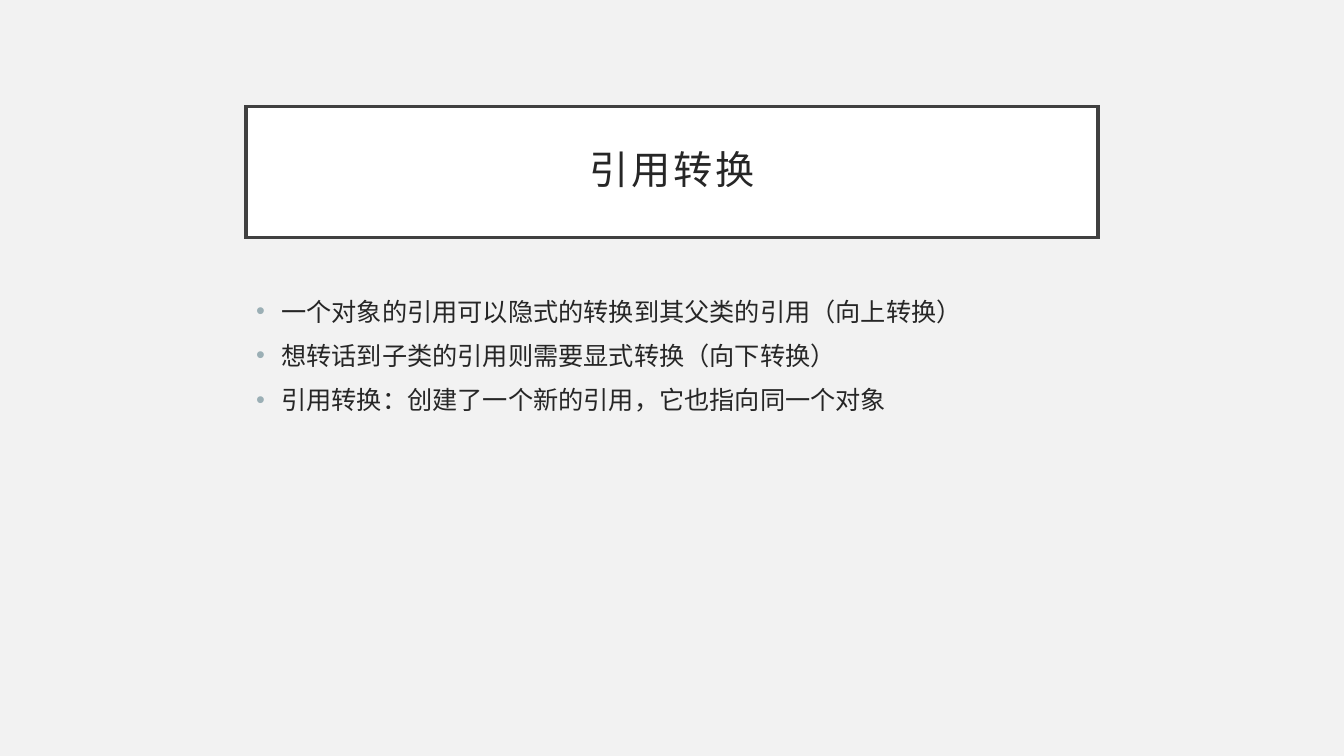
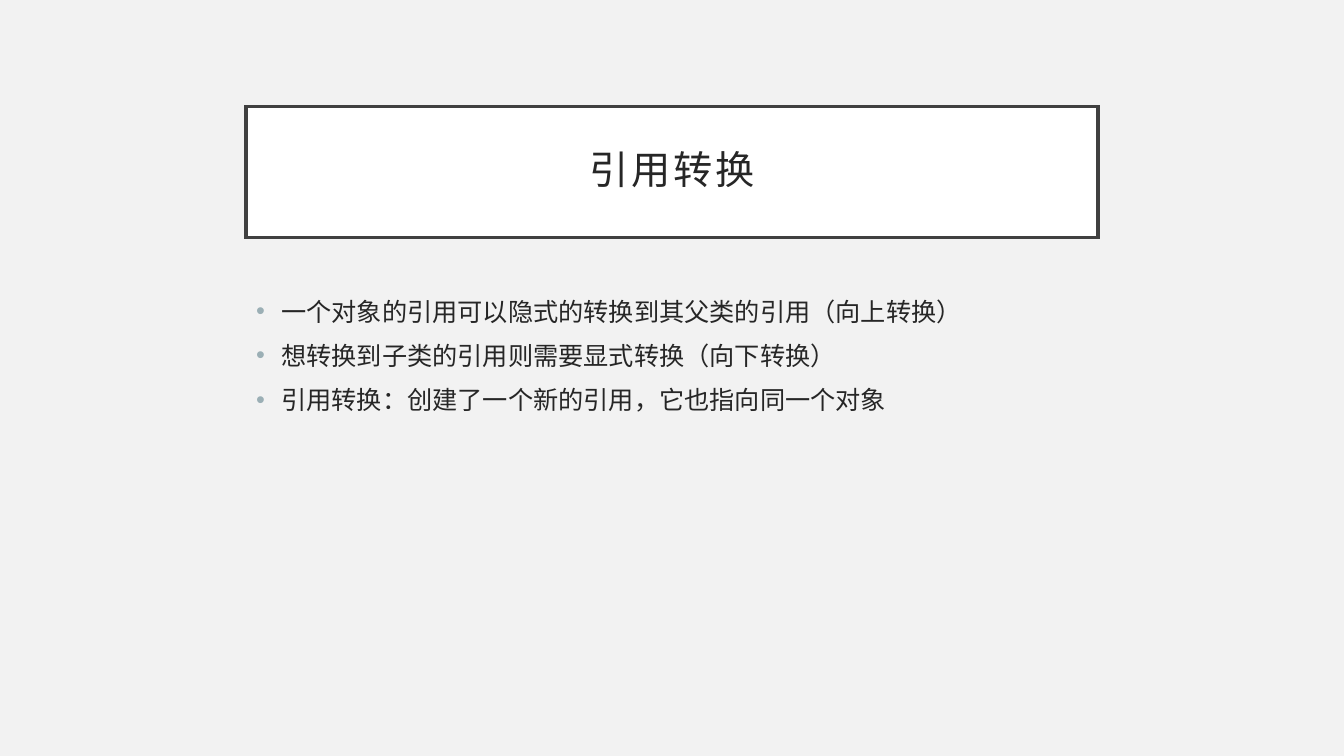
Before and after one commit to BillSon68/CSharp-Tutorial, a slide deck: slide 9 of Chapter 03/305 - 继承1.pptx. Drawn at 1344x756 pixels with LibreOffice and Linux fonts; fonts in the diff are those of the drawing. Boxes give left, top, right and bottom in pixels: in the first picture for what was removed or moved away, otherwise in the second. Text is boxed around its words. In the diff, an @@ line names an element or a change of style, - is before the commit and + after.

Commit message:
update

```diff
--- a/Chapter 03/305 - 继承1.pptx
+++ b/Chapter 03/305 - 继承1.pptx
@@ text at [281, 343, 835, 368]: text changed @@
-• 想转话到子类的引用则需要显式转换（向下转换）
+• 想转换到子类的引用则需要显式转换（向下转换）
```
Also in this commit, not shown: 1 other slide changed.
